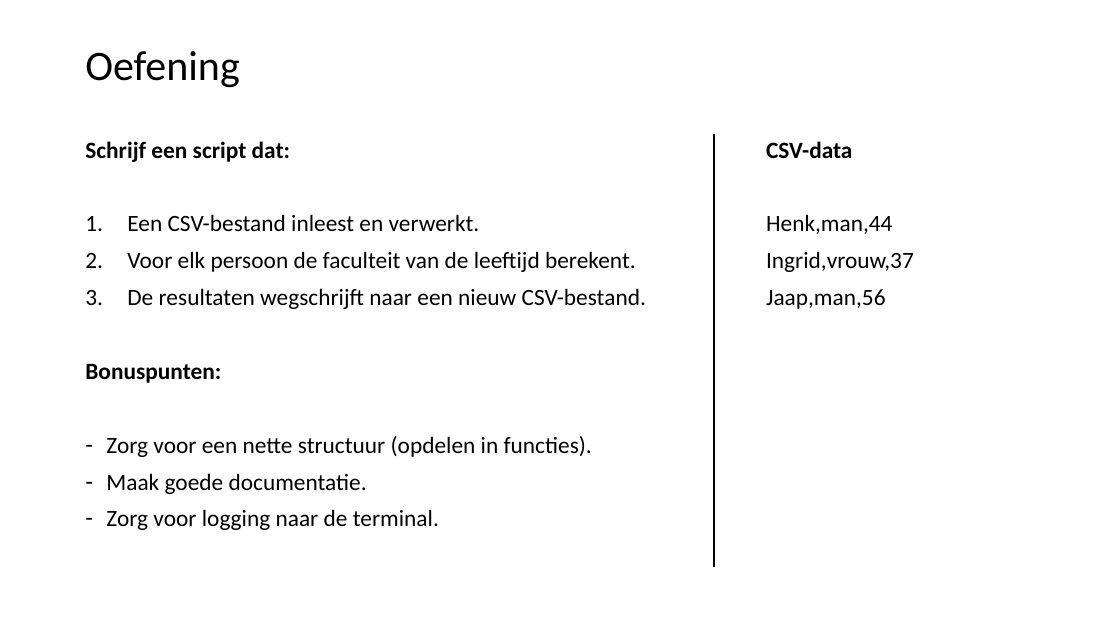
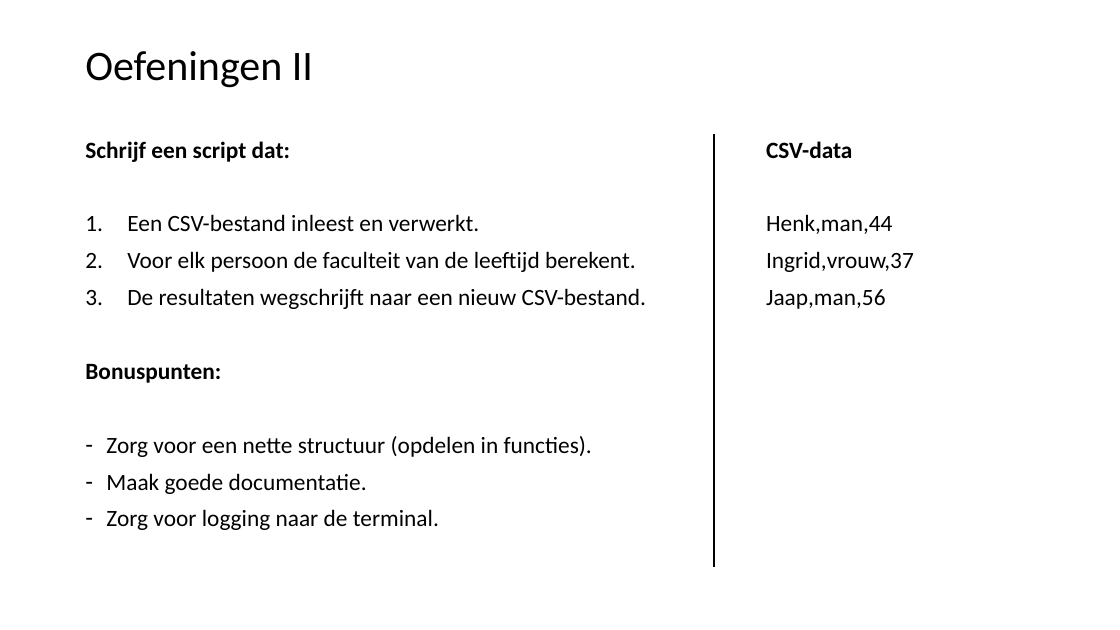
Before and after one commit to LFKoning/knowledge-sharing, a slide deck: slide 38 of python_trainees/1_basics_classes/python_traineeship_1.pptx. Drawn at 1120x630 pixels with LibreOffice and Linux fonts; fonts in the diff are those of the drawing. Boxes give left, top, right and bottom in pixels: in the first picture for what was removed or moved away, otherwise in the second. Text is boxed around its words. In the diff, an @@ line names an element or a change of style, - is before the commit and + after.

```diff
--- a/python_trainees/1_basics_classes/python_traineeship_1.pptx
+++ b/python_trainees/1_basics_classes/python_traineeship_1.pptx
@@ title at box(85, 51, 313, 88): text changed @@
-Oefening
+Oefeningen II
```
Also in this commit, not shown: 4 other slides changed, 2 slides added, 10 other files.
